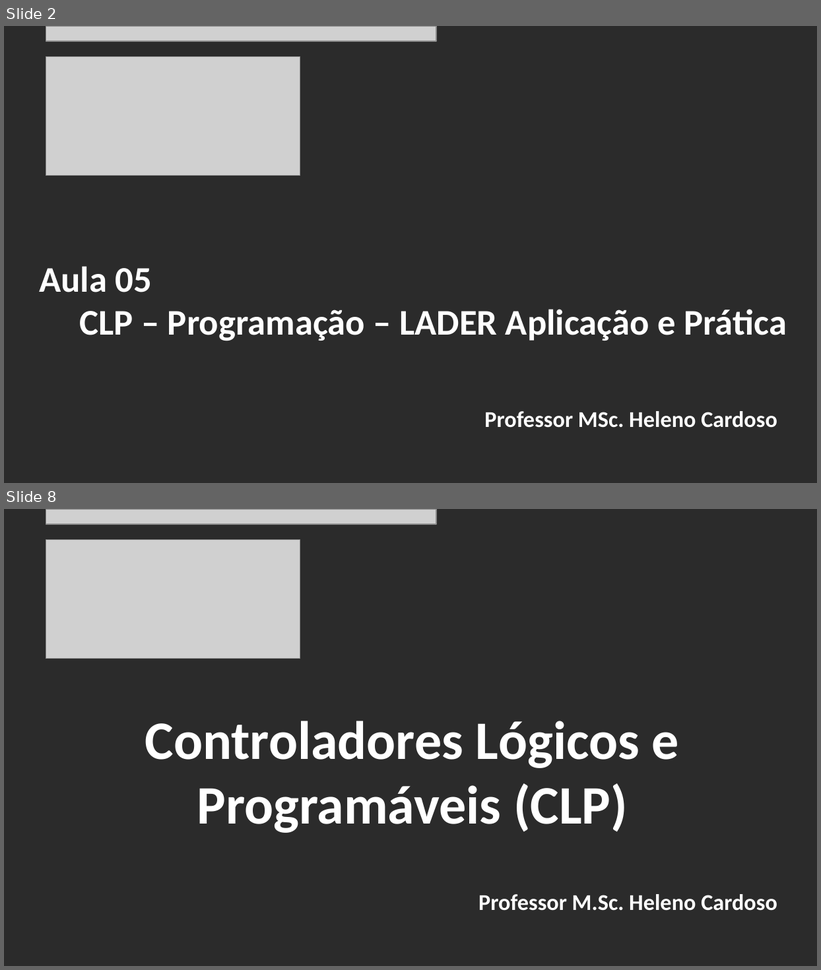
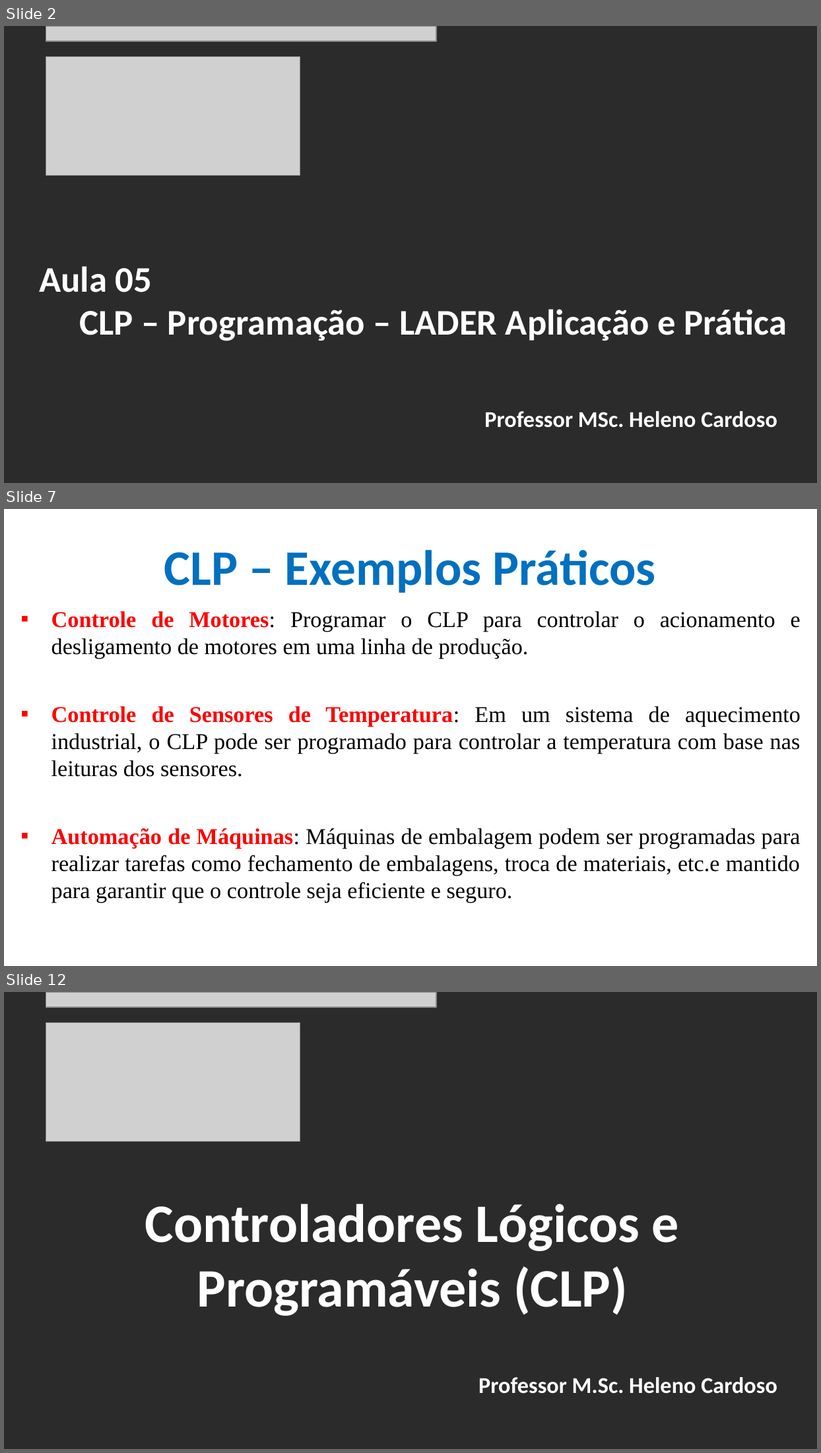
Before and after one commit to CloudEducationBrazil/WydenUniRuyControladoresLogicosProgCLP, a slide deck: 01 Classes/Aula5 - CLP - Programação - Ling LADER Aplicações e Prática.pptx. Shown one above the other, each under a label of ours: slides 2 and 8 before the commit, slides 2, 7 and 12 after it; the slides between them are not shown. The pictures are 821x970 and 821x1453 pixels, drawn with LibreOffice and Linux fonts; fonts in the diff are those of the drawing; grey boxes stand for pictures; background and template pictures are left out; a plain dark background stands for a picture behind light text. Boxes give left, top, right and bottom in pixels: in the first picture for what was removed or moved away, otherwise in the second. Text is boxed around its words. In the diff, an @@ line names an element or a change of style, - is before the commit and + after.

```diff
--- a/01 Classes/Aula5 - CLP - Programação - Ling LADER Aplicações e Prática.pptx
+++ b/01 Classes/Aula5 - CLP - Programação - Ling LADER Aplicações e Prática.pptx
@@ slide 7 added at [4, 509, 817, 966], background picture (left out) @@
@@ title added at [164, 550, 656, 593], 44 pt, text #0070C0, bold @@
+CLP – Exemplos Práticos
@@ text added at [52, 611, 801, 903], 20 pt, text #000000 @@
+▪ Controle de Motores: Programar o CLP para controlar o acionamento e desligamento de motores em uma linha de produção.
+▪ Controle de Sensores de Temperatura: Em um sistema de aquecimento industrial, o CLP pode ser programado para controlar a temperatura com base nas leituras dos sensores.
+▪ Automação de Máquinas: Máquinas de embalagem podem ser programadas para realizar tarefas como fechamento de embalagens, troca de materiais, etc.e mantido para garantir que o controle seja eficiente e seguro.
@@ what was slide 8 is now slide 12 @@
```
Also in this commit, not shown: 5 slides changed, 3 other slides added, 6 other files.
